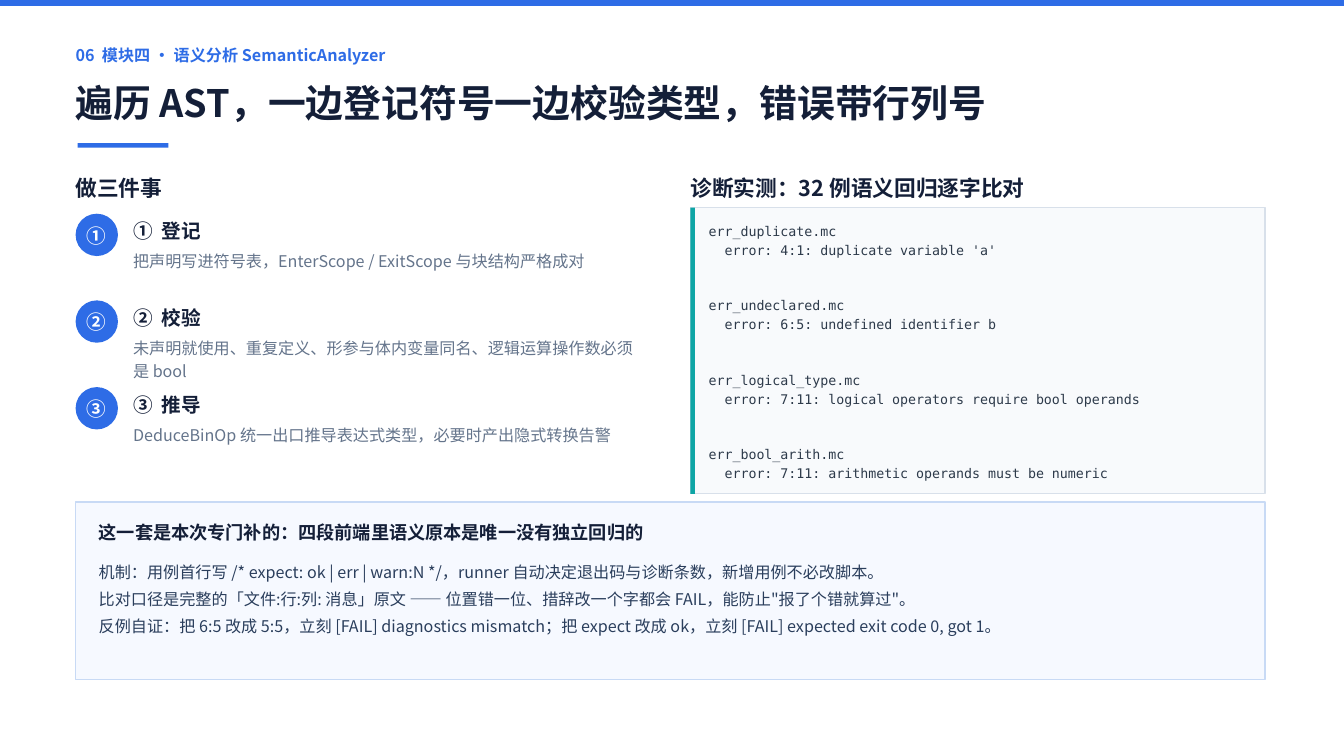
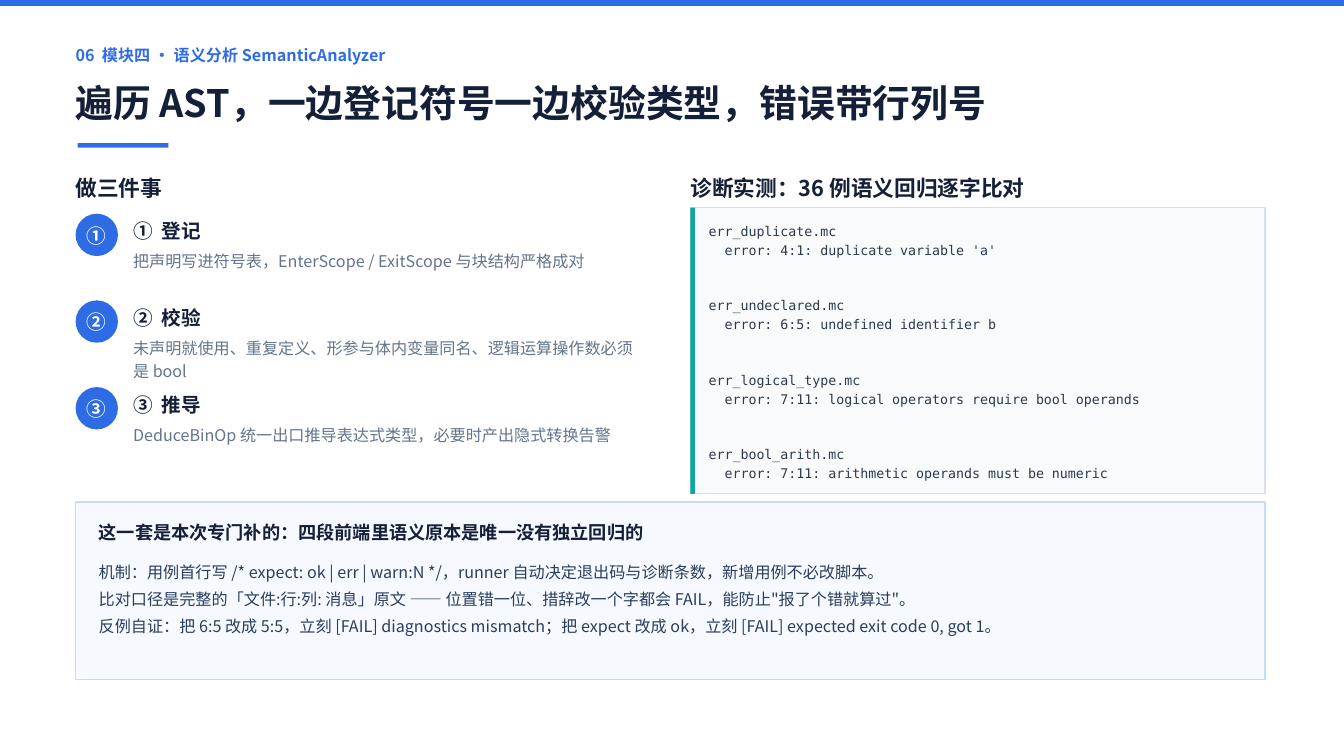
Before and after one commit to 9527-qincheng/MiniCCompiler, a slide deck: slide 7 of docs/MiniC编译器_答辩演示.pptx. Drawn at 1344x756 pixels with LibreOffice and Linux fonts; fonts in the diff are those of the drawing. Boxes give left, top, right and bottom in pixels: in the first picture for what was removed or moved away, otherwise in the second. Text is boxed around its words. In the diff, an @@ line names an element or a change of style, - is before the commit and + after.

```diff
--- a/docs/MiniC编译器_答辩演示.pptx
+++ b/docs/MiniC编译器_答辩演示.pptx
@@ text at [690,177,1024,198]: text changed @@
-诊断实测：32 例语义回归逐字比对
+诊断实测：36 例语义回归逐字比对
```
Also in this commit, not shown: 5 other slides changed, 32 other files.
